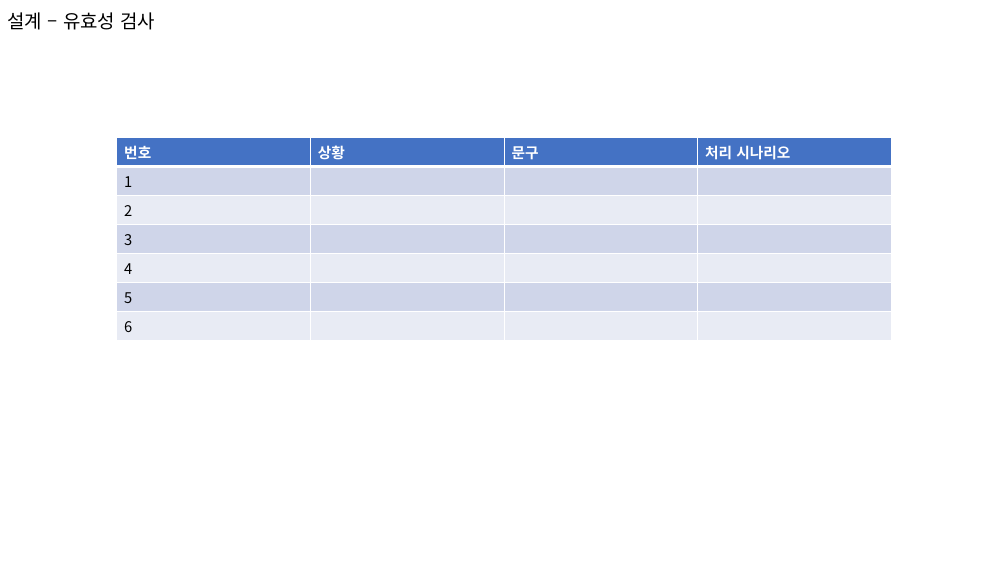
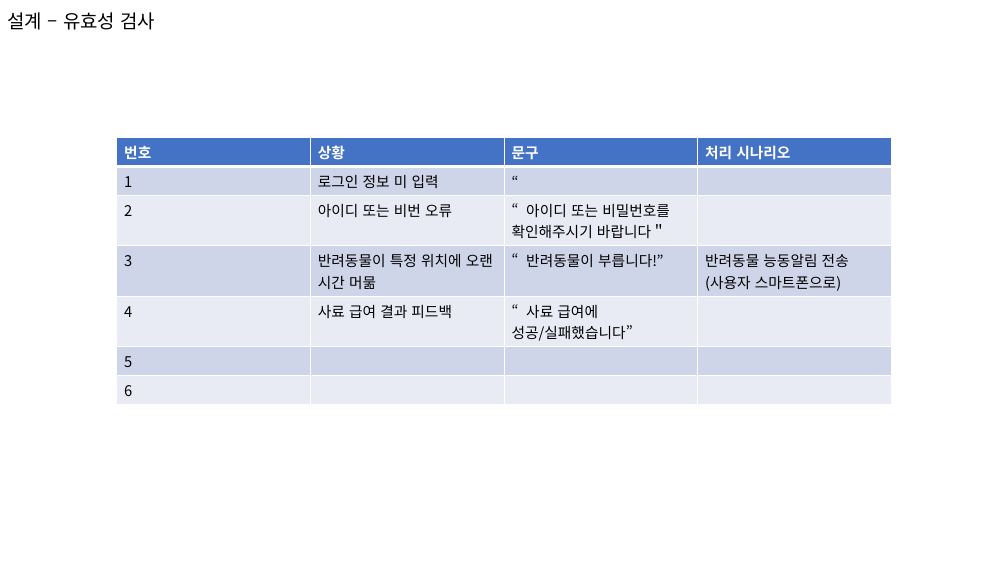
Before and after one commit to trafalgalow32-bot/JavaClass, a slide deck: slide 10 of ClassMaterial/1차 프로젝트/4. 화면설계/4._화면_설계서(김현규)ver-1.pptx (slide 9 before the commit). Drawn at 1008x567 pixels with LibreOffice and Linux fonts; fonts in the diff are those of the drawing. Boxes give left, top, right and bottom in pixels: in the first picture for what was removed or moved away, otherwise in the second. Text is boxed around its words. In the diff, an @@ line names an element or a change of style, - is before the commit and + after.

```diff
--- a/ClassMaterial/1차 프로젝트/4. 화면설계/4._화면_설계서(김현규)ver-1.pptx
+++ b/ClassMaterial/1차 프로젝트/4. 화면설계/4._화면_설계서(김현규)ver-1.pptx
@@ table at (116,138,891,400) @@
-row 2, column 2: 
+row 2, column 2: 로그인 정보 미 입력
-row 2, column 3: 
+row 2, column 3: “
-row 3, column 2: 
+row 3, column 2: 아이디 또는 비번 오류
-row 3, column 3: 
+row 3, column 3: “아이디 또는 비밀번호를 확인해주시기 바랍니다＂
-row 4: 3 |  |  | 
+row 4: 3 | 반려동물이 특정 위치에 오랜 시간 머묾 | “반려동물이 부릅니다!” | 반려동물 능동알림 전송(사용자 스마트폰으로)
-row 5, column 2: 
+row 5, column 2: 사료 급여 결과 피드백
-row 5, column 3: 
+row 5, column 3: “사료 급여에 성공/실패했습니다”
```
Also in this commit, not shown: 5 other slides changed, 1 slide added, 37 other files.
